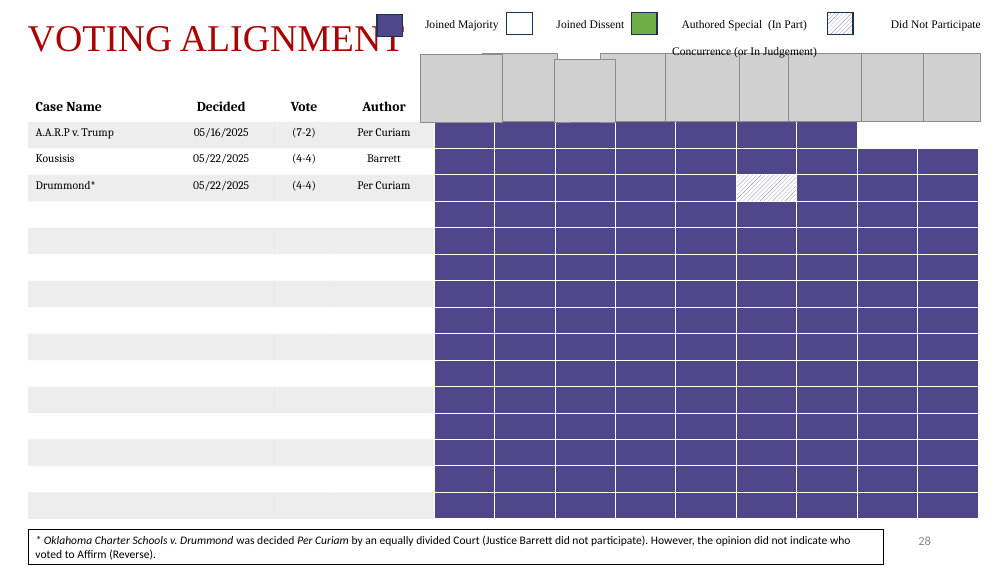
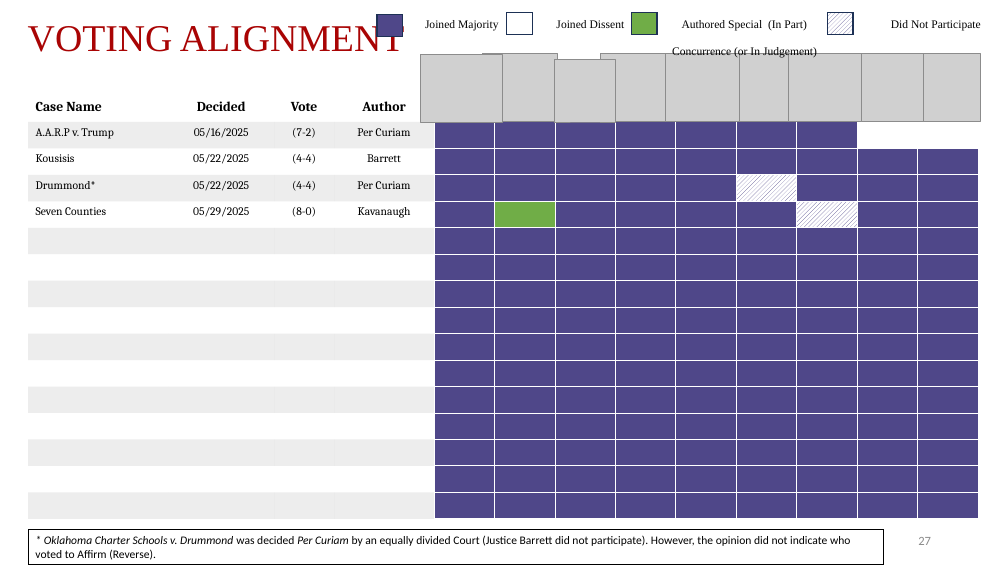
Before and after one commit to JakeTruscott/scotuswatch, a slide deck: slide 27 of Stat Reviews/OT24_StatReview/compilation/SCOTUSBlog/statpack_OT24.pptx (slide 28 before the commit). Drawn at 1008x567 pixels with LibreOffice and Linux fonts; fonts in the diff are those of the drawing; grey boxes stand for pictures. Boxes give left, top, right and bottom in pixels: in the first picture for what was removed or moved away, otherwise in the second. Text is boxed around its words. In the diff, an @@ line names an element or a change of style, - is before the commit and + after.

```diff
--- a/Stat Reviews/OT24_StatReview/compilation/SCOTUSBlog/statpack_OT24.pptx
+++ b/Stat Reviews/OT24_StatReview/compilation/SCOTUSBlog/statpack_OT24.pptx
@@ table at bbox=[28, 93, 979, 519] @@
+row 5: Seven Counties | 05/29/2025 | (8-0) | Kavanaugh |  |  |  |  |  |  |  |  | 
-row 16:  |  |  |  |  |  |  |  |  |  |  |  | 
@@ fill #4F4789 to #70AD47 in row 5, column 6 @@
@@ fill #4F4789 to pattern #4F4789 on #FFFFFF in row 5, column 11 @@
@@ page number at bbox=[918, 537, 931, 545]: text changed @@
-28
+27
```
Also in this commit, not shown: 15 other slides changed, 1 slide removed, 45 other files.
